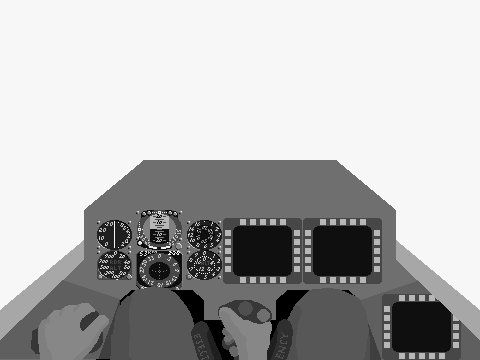
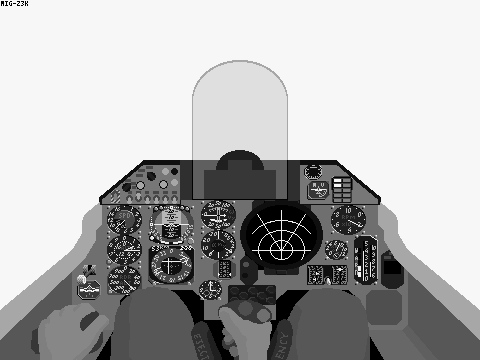
Revision of a layered 480×360 image; what changed, layer by layer:
hid "Su30_Hood" over [1,240,479,340]
hid "Su30_Bkgr" over [97,210,461,360]
hid "Su30_Frame" over [0,160,480,360]
showed "MiG23_Hood" over [1,60,479,340]
showed "MiG23_Frgr", painted on it over [77,179,371,291]
showed "MiG23_Bkgr", painted on it over [77,164,404,325]
showed "MiG23_Frame" over [0,1,480,360]
